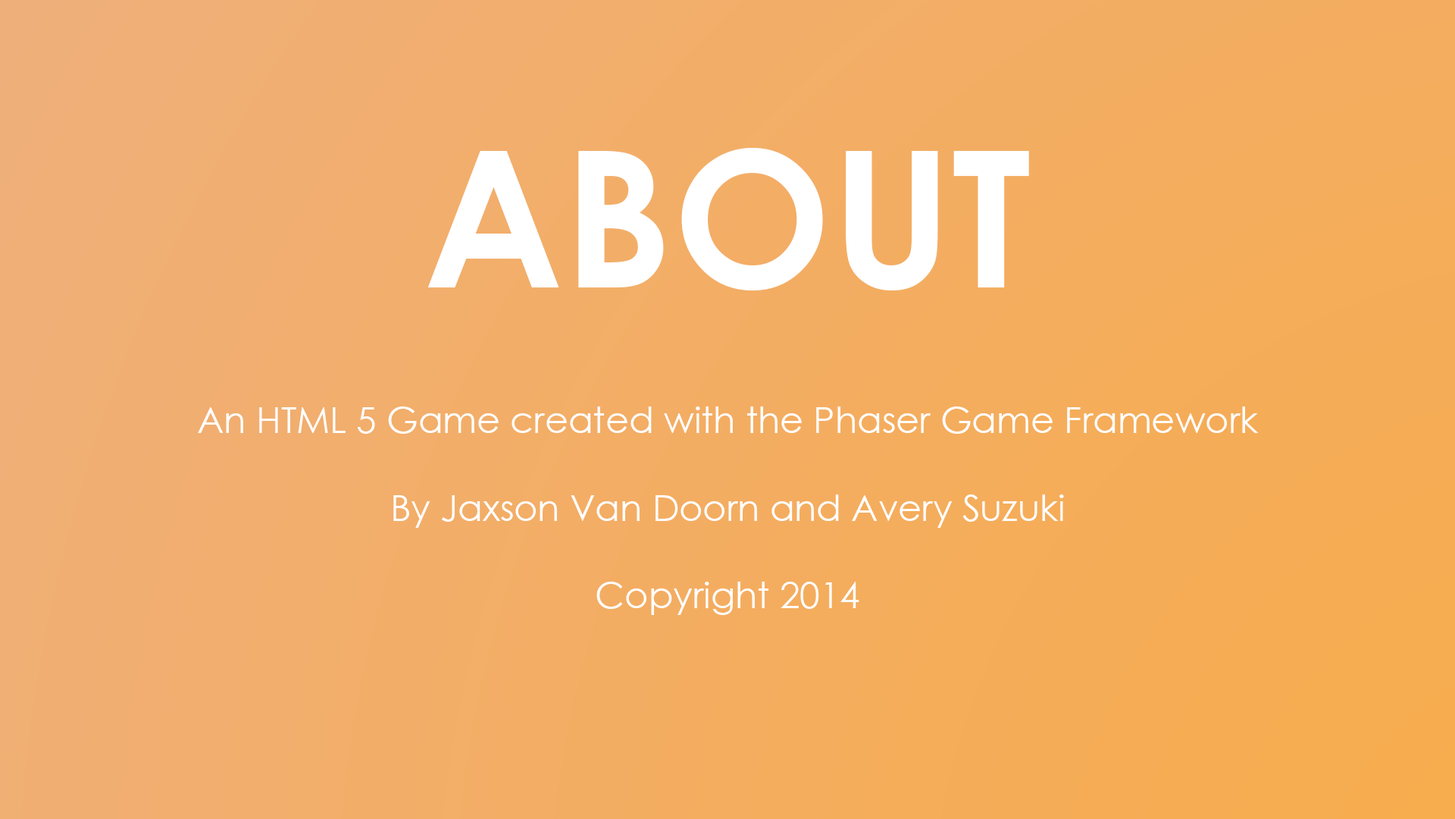
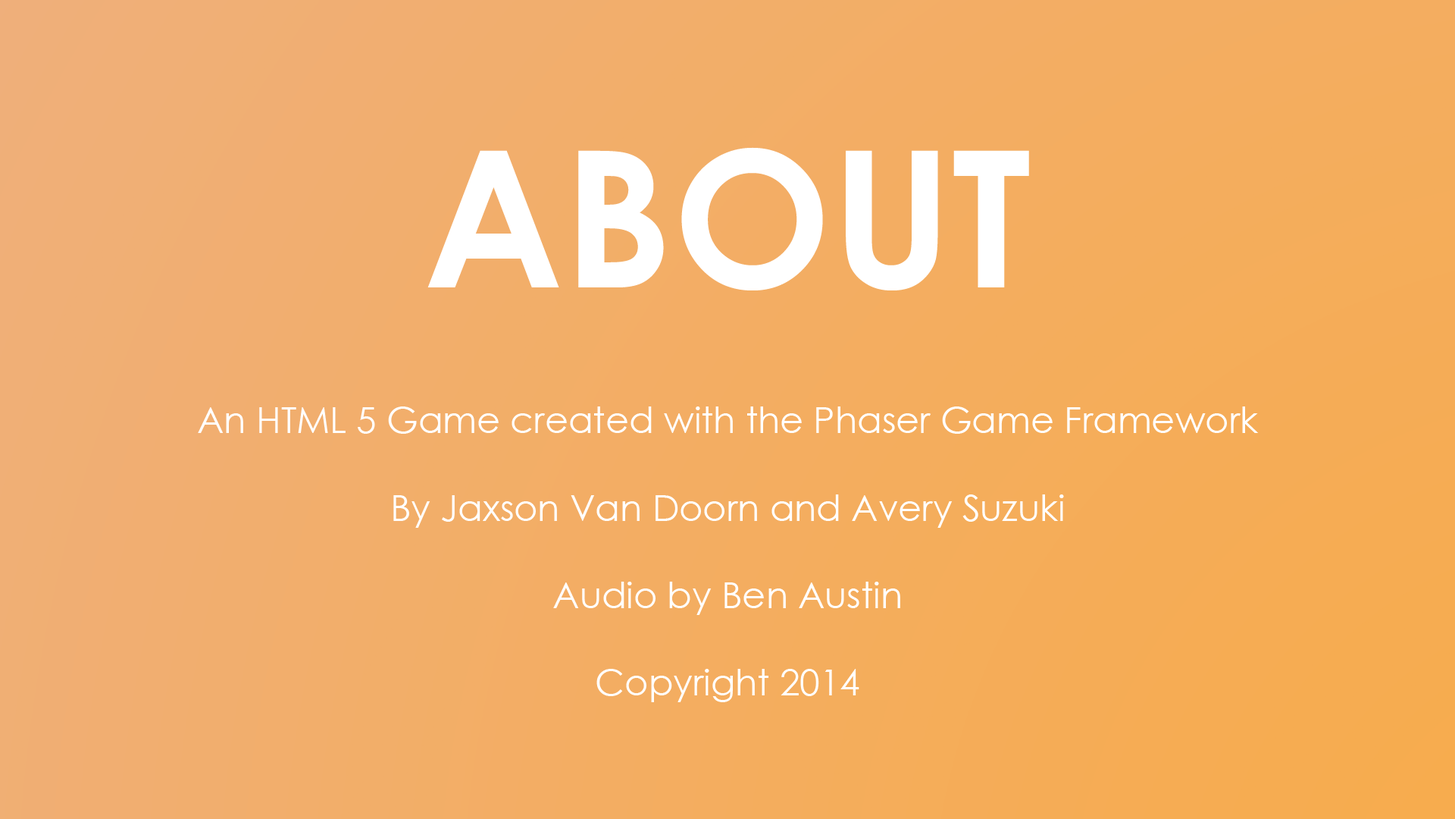
Layers edited between the first and the second 1455x819 image:
painted on "About" over [427, 147, 1030, 702]
